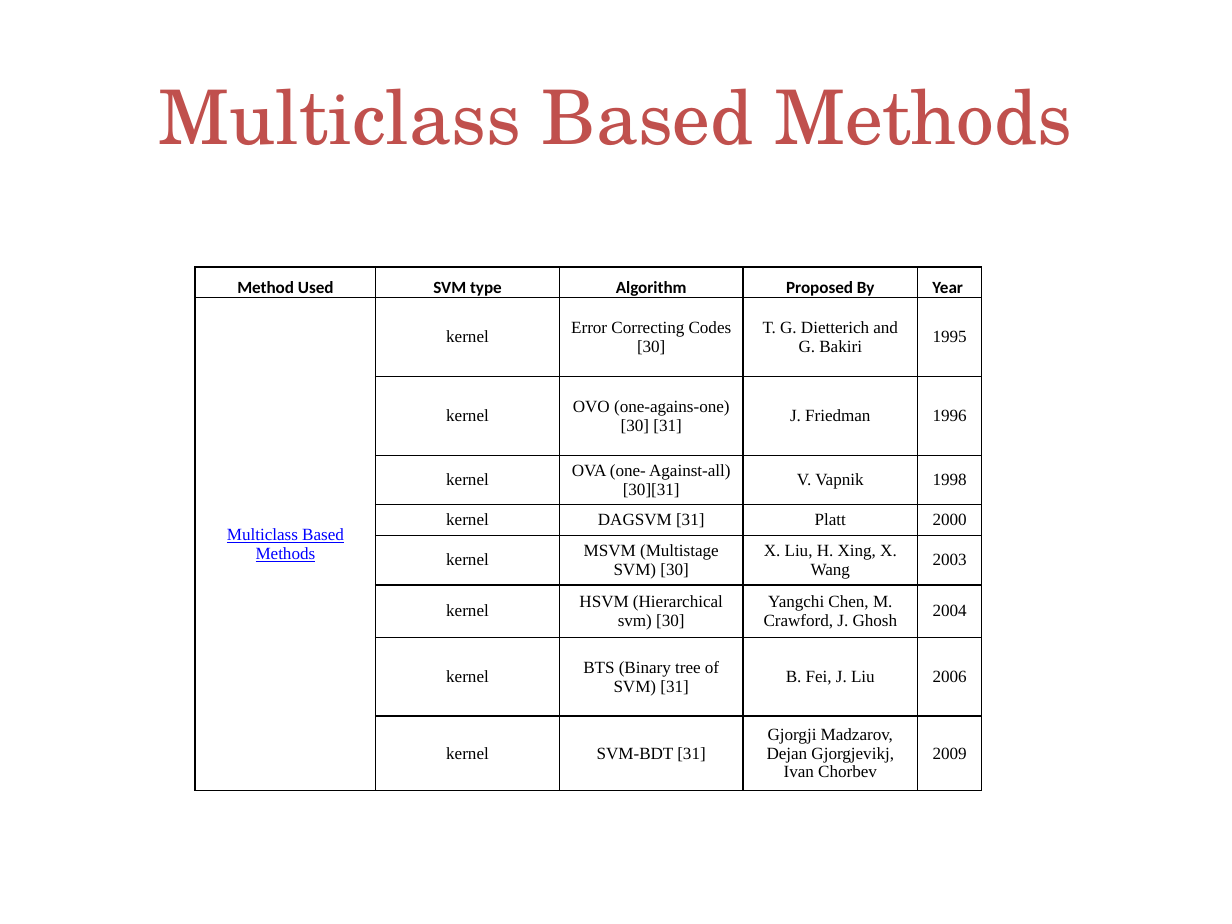
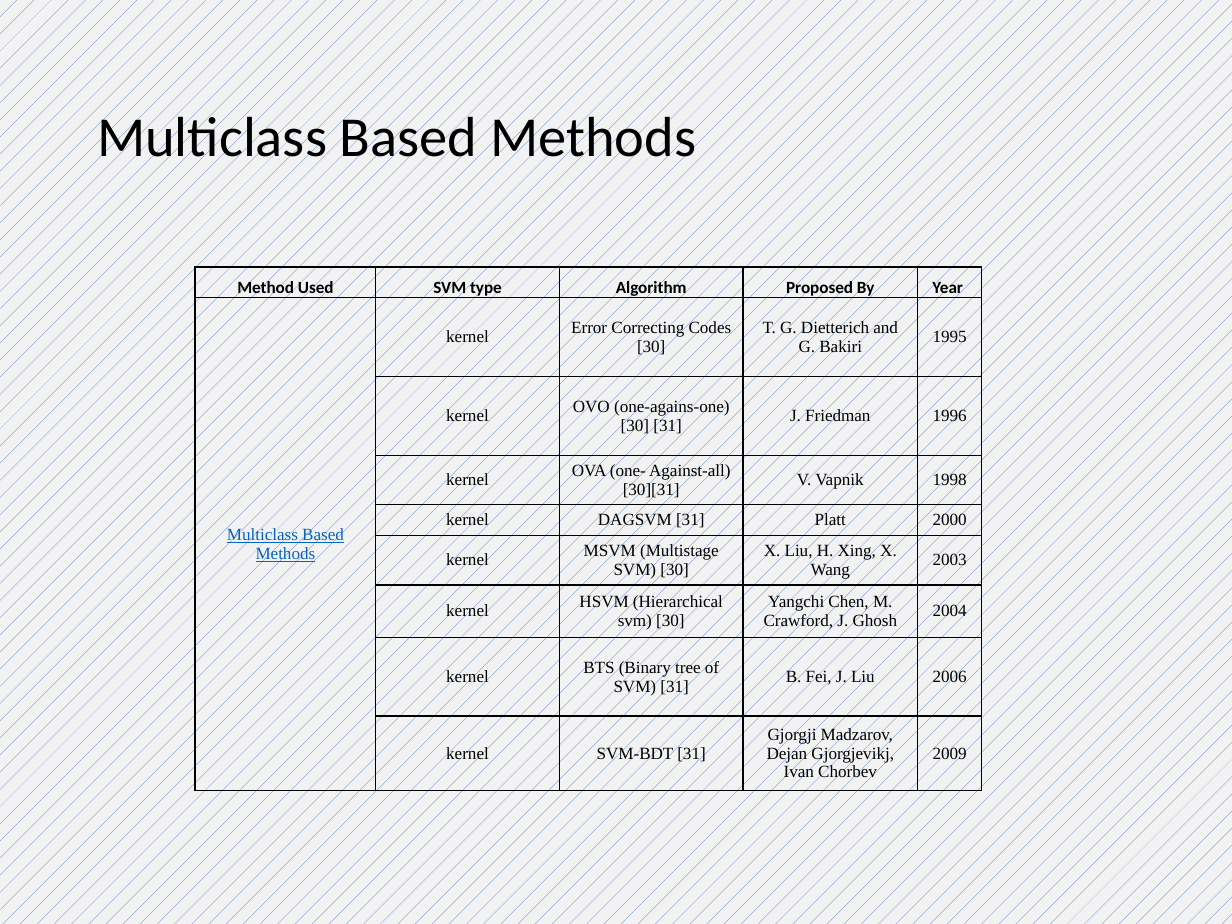
Before and after one commit to Shah-Aayush/semester-5-materials, a slide deck: slide 45 of ML - Machine Learning/Notes/swatiSVM for class.pptx. Drawn at 1232x924 pixels with LibreOffice and Linux fonts; fonts in the diff are those of the drawing; background and template pictures are left out. Boxes give left, top, right and bottom in pixels: in the first picture for what was removed or moved away, otherwise in the second. Text is boxed around its words. In the diff, an @@ line names an element or a change of style, - is before the commit and + after.

```diff
--- a/ML - Machine Learning/Notes/swatiSVM for class.pptx
+++ b/ML - Machine Learning/Notes/swatiSVM for class.pptx
@@ background picture (left out) to pattern #4472C4 on #F2F2F2 @@
@@ title "Multiclass Based Methods": place and size @@
-title "Multiclass Based Methods" at [159, 88, 1073, 145]
+title "Multiclass Based Methods" at [97, 109, 696, 170]
@@ title "Multiclass Based Methods" at [97, 109, 696, 170]: size 44 to 33 pt, font TeX Gyre Schola to Calibri, text colour #C0504D to #000000; alignment centre to left; line spacing 1 to 0.9 @@
@@ table at [195, 267, 982, 791] @@
@@ text colour #0000FF to #0563C1 in "Multiclass Based Methods" @@
```
Also in this commit, not shown: 52 other slides changed, 22 other files.
